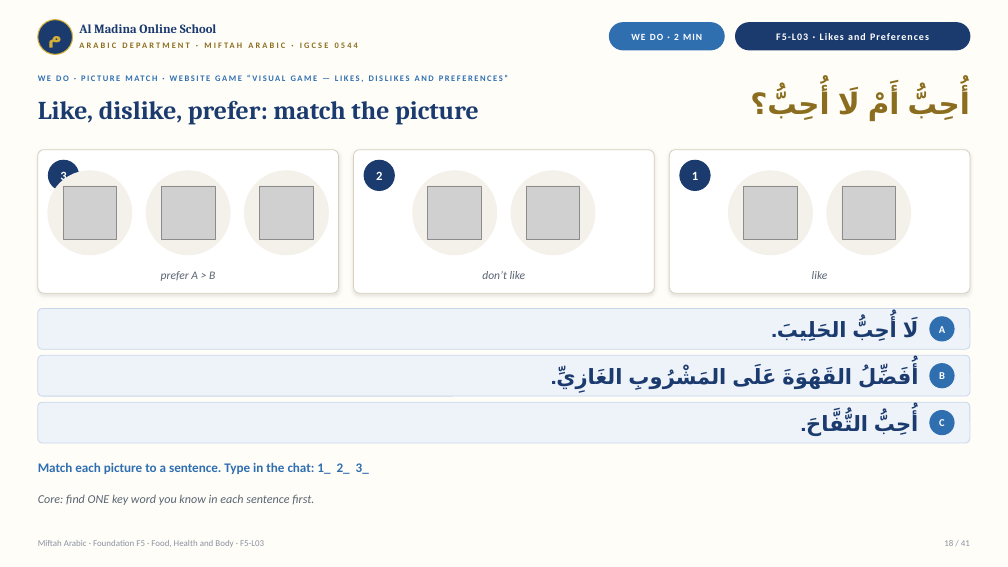
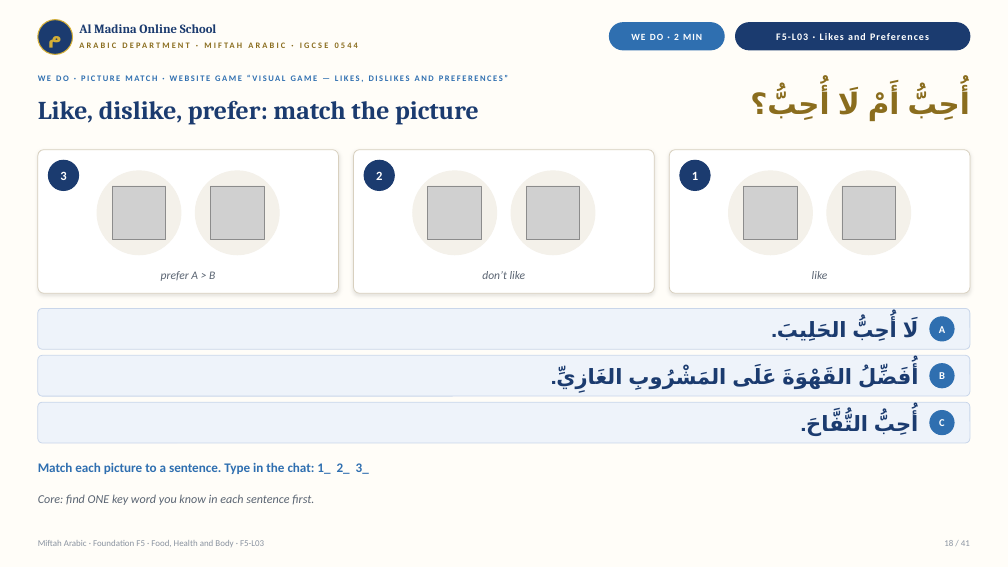
Before and after one commit to Linat1/Miftah_arabic, a slide deck: slide 18 of Foundation_F5/F5-L03_Likes_Dislikes_and_Preferences.pptx. Drawn at 1008x567 pixels with LibreOffice and Linux fonts; fonts in the diff are those of the drawing; grey boxes stand for pictures. Boxes give left, top, right and bottom in pixels: in the first picture for what was removed or moved away, otherwise in the second. Text is boxed around its words. In the diff, an @@ line names an element or a change of style, - is before the commit and + after.

```diff
--- a/Foundation_F5/F5-L03_Likes_Dislikes_and_Preferences.pptx
+++ b/Foundation_F5/F5-L03_Likes_Dislikes_and_Preferences.pptx
@@ ellipse removed at bbox=[48, 171, 132, 255] @@
@@ ellipse: place and size @@
-ellipse at bbox=[146, 171, 230, 255]
+ellipse at bbox=[97, 171, 181, 255]
@@ ellipse: place and size @@
-ellipse at bbox=[244, 171, 328, 255]
+ellipse at bbox=[195, 171, 279, 255]
@@ picture: place and size @@
-picture at bbox=[63, 186, 116, 240]
+picture at bbox=[112, 186, 166, 240]
@@ picture removed at bbox=[161, 186, 215, 240] @@
@@ picture added at bbox=[210, 186, 264, 240] @@
@@ picture removed at bbox=[259, 186, 313, 240] @@
```
Also in this commit, not shown: 1 other slide changed, 3 other files.
